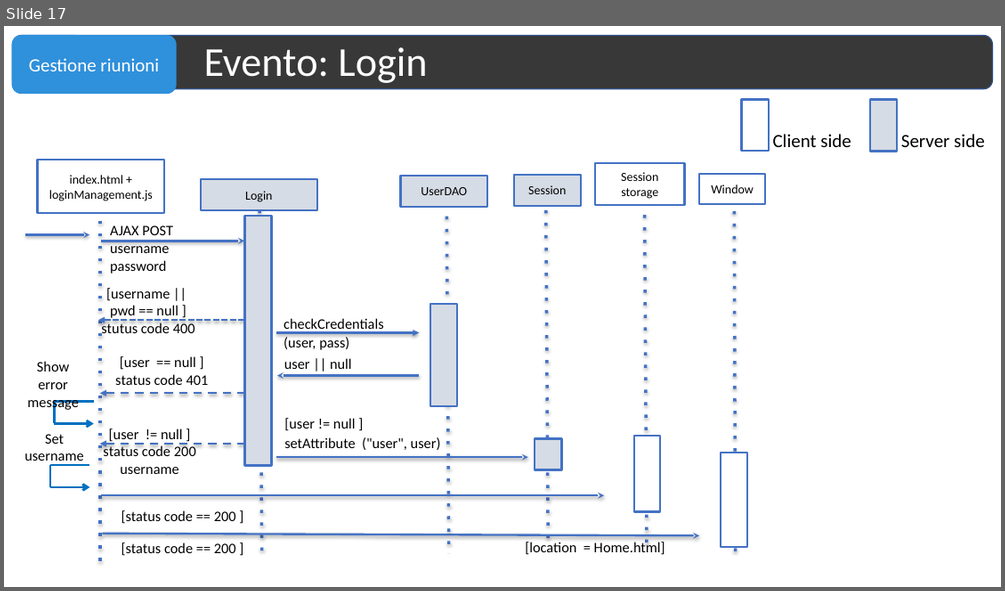
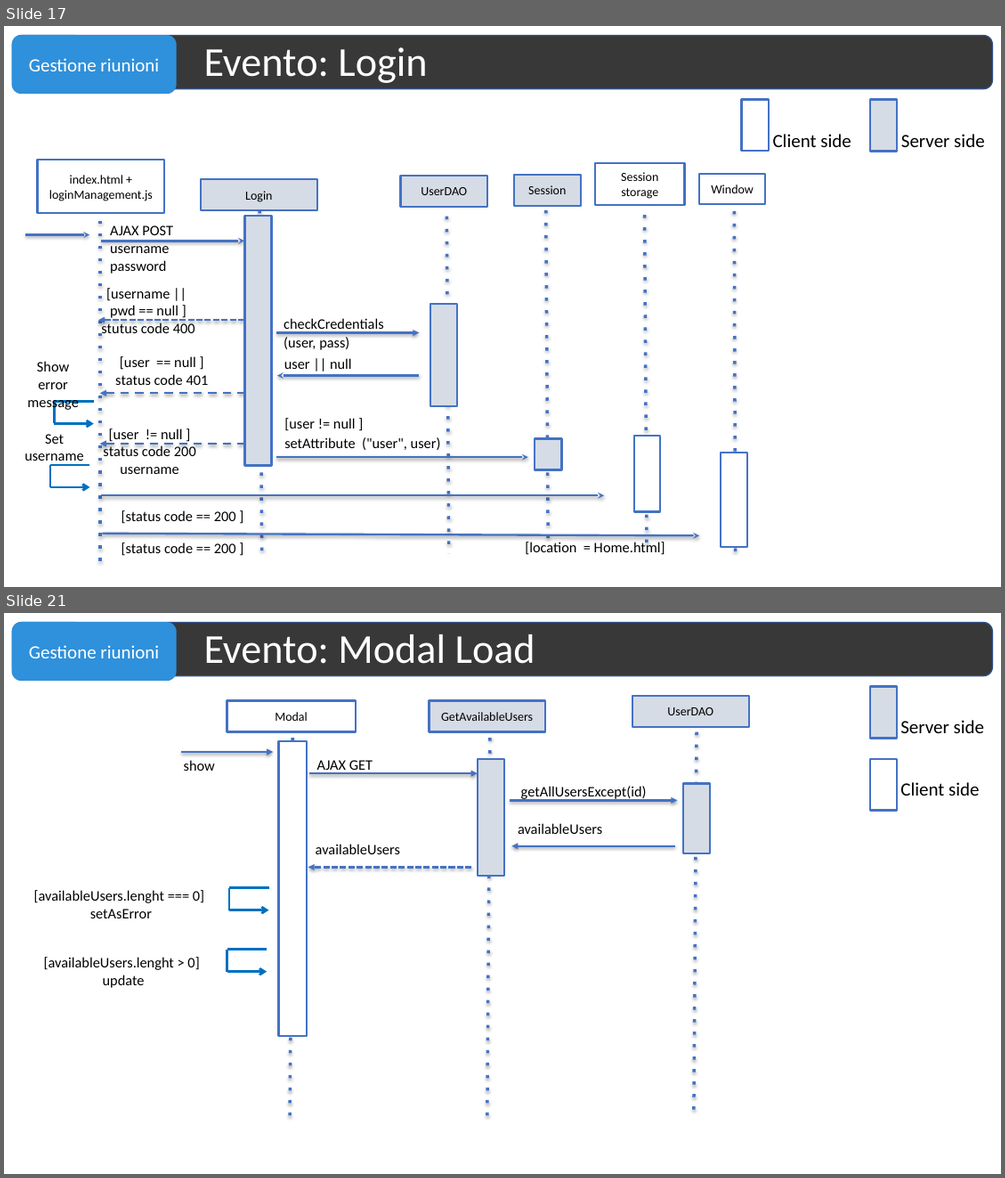
Before and after one commit to matteovisotto/EsameTIW-JS, a slide deck: Documentazione.pptx. Shown one above the other, each under a label of ours: slide 17 before the commit, slides 17 and 21 after it; the slides between them are not shown. The pictures are 1005x591 and 1005x1178 pixels, drawn with LibreOffice and Linux fonts; fonts in the diff are those of the drawing. Boxes give left, top, right and bottom in pixels: in the first picture for what was removed or moved away, otherwise in the second. Text is boxed around its words. In the diff, an @@ line names an element or a change of style, - is before the commit and + after.

```diff
--- a/Documentazione.pptx
+++ b/Documentazione.pptx
@@ slide 21 added at <box>4,613,1001,1174</box>, background #FFFFFF; not listed: 2 template elements that a slide beside it also shows @@
@@ title added at <box>204,634,535,664</box>, 39.6 pt, text #FFFFFF @@
+Evento: Modal Load
@@ rectangle added at <box>870,686,897,738</box>, fill #D6DCE5, outline #4472C4 2 pt @@
@@ rectangle added at <box>226,700,356,732</box>, fill #FFFFFF, outline #4472C4 2 pt, 12 pt, text #000000 @@
+Modal
@@ rectangle added at <box>429,700,545,732</box>, fill #D6DCE5, outline #4472C4 2 pt, 12 pt, text #000000 @@
+GetAvailableUsers
@@ rectangle added at <box>632,695,749,727</box>, fill #D6DCE5, outline #4472C4 2 pt, 12 pt, text #000000 @@
+UserDAO
@@ rectangle added at <box>278,742,306,1037</box>, fill #FFFFFF, outline #4472C4 2 pt @@
@@ line added from (292, 738) to (290, 1117), #4472C4 3 pt dashed @@
@@ line added from (490, 738) to (487, 1117), #4472C4 3 pt dashed @@
@@ line added from (696, 732) to (695, 1111), #4472C4 3 pt dashed @@
@@ text added at <box>900,720,984,733</box>, 18 pt, text #000000 @@
+Server side
@@ arrow added from (181, 752) to (273, 752), #4472C4 2 pt @@
@@ text added at <box>184,760,215,771</box>, 14 pt, text #000000 @@
+show
@@ text added at <box>317,760,372,774</box>, 14 pt, text #000000 @@
+AJAX GET
@@ rectangle added at <box>477,759,504,876</box>, fill #D6DCE5, outline #4472C4 2 pt @@
@@ rectangle added at <box>870,759,897,811</box>, fill #FFFFFF, outline #4472C4 2 pt @@
@@ arrow added from (310, 774) to (477, 774), #4472C4 2 pt @@
@@ text added at <box>521,786,647,801</box>, 14 pt, text #000000 @@
+getAllUsersExcept(id)
@@ rectangle added at <box>683,784,710,853</box>, fill #D6DCE5, outline #4472C4 2 pt @@
@@ text added at <box>900,782,979,795</box>, 18 pt, text #000000 @@
+Client side
@@ arrow added from (510, 800) to (678, 800), #4472C4 2 pt @@
@@ text added at <box>518,823,602,834</box>, 14 pt, text #000000 @@
+availableUsers
@@ text added at <box>316,844,400,854</box>, 14 pt, text #000000 @@
+availableUsers
@@ arrow added from (676, 846) to (512, 846), #4472C4 2 pt @@
@@ arrow added from (471, 868) to (308, 868), #4472C4 2 pt dashed @@
@@ text added at <box>34,890,204,918</box>, 14 pt, text #000000 @@
+[availableUsers.lenght === 0]
+setAsError
@@ line added from (268, 888) to (229, 888), #0070C0 2.25 pt @@
@@ line added from (229, 888) to (229, 910), #0070C0 2.25 pt @@
@@ arrow added from (229, 910) to (268, 910), #0070C0 2.25 pt @@
@@ text added at <box>44,957,199,988</box>, 14 pt, text #000000 @@
+[availableUsers.lenght > 0]
+update
@@ line added from (267, 949) to (226, 949), #0070C0 2.25 pt @@
@@ line added from (226, 949) to (226, 971), #0070C0 2.25 pt @@
@@ arrow added from (226, 971) to (267, 971), #0070C0 2.25 pt @@
```
Also in this commit, not shown: 1 slide changed, 4 other slides added, 1 other file.
